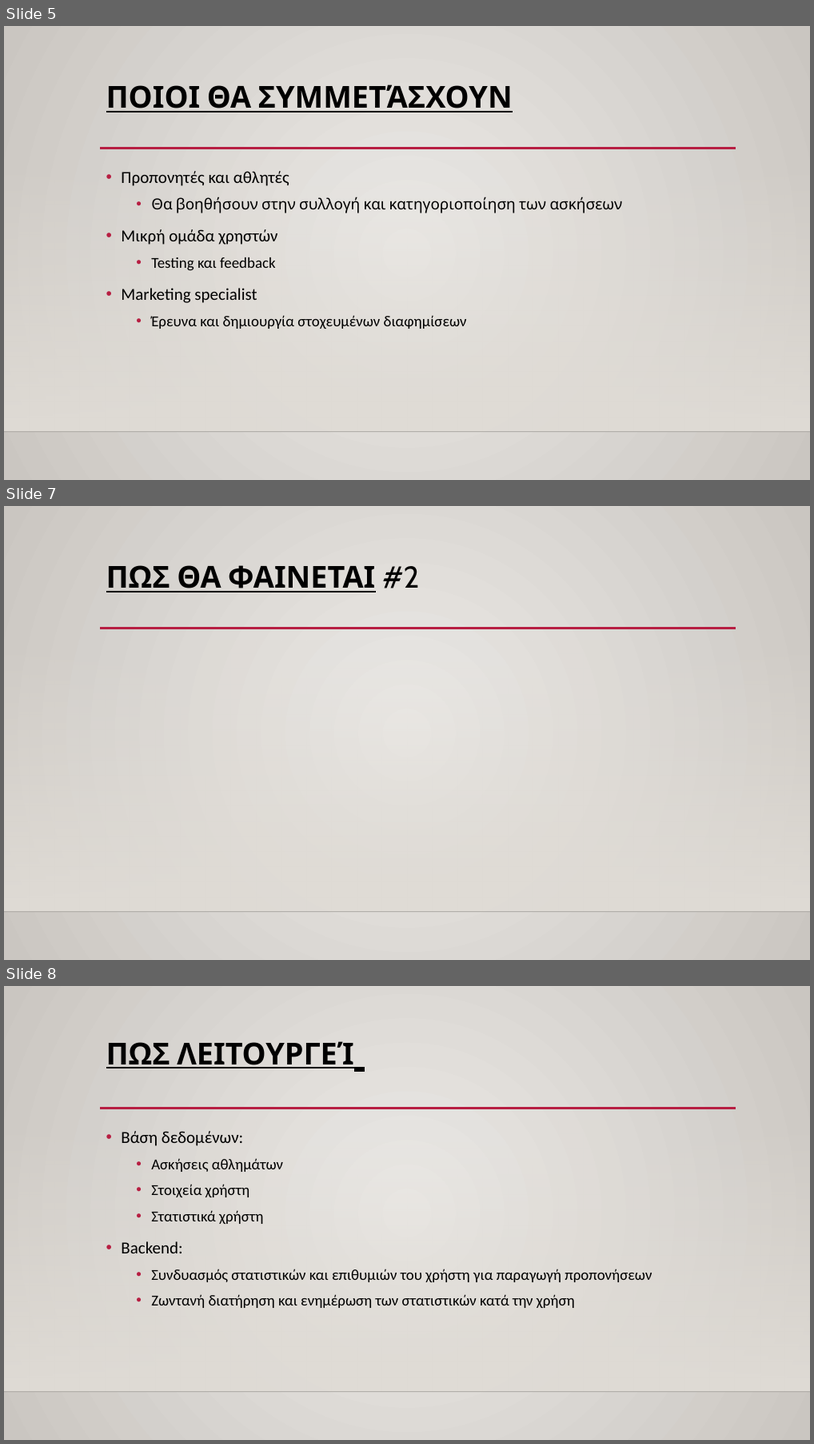
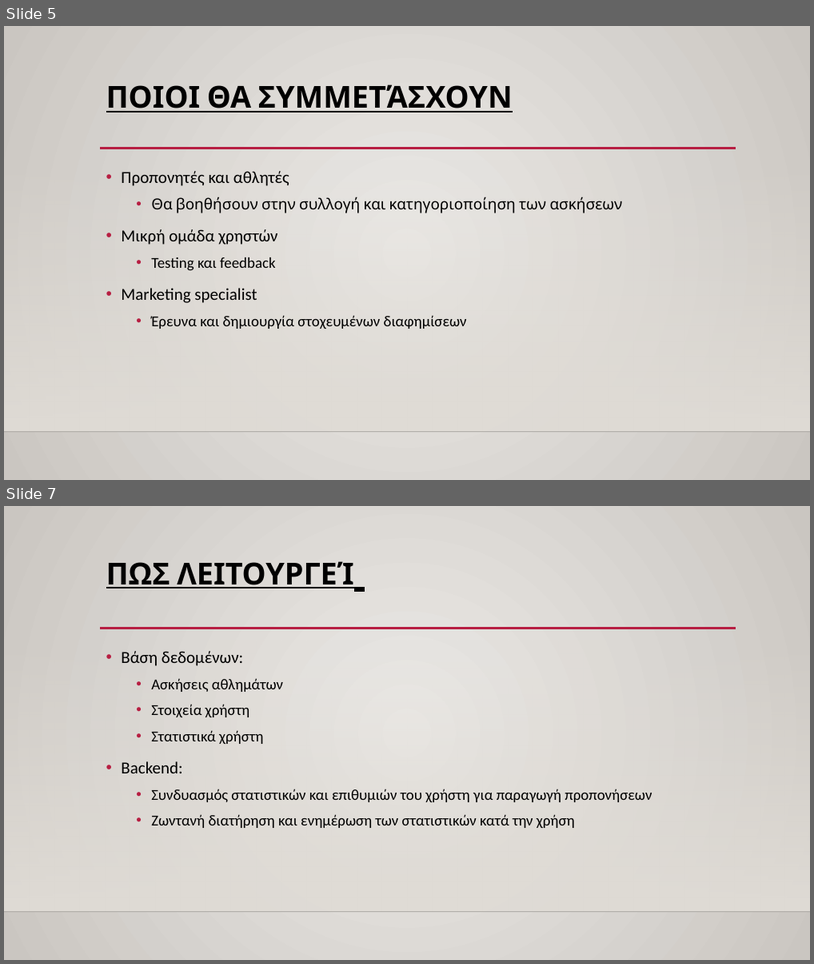
Before and after one commit to mgptreas/SportsMaster, a slide deck: Φ2/Presentation1.pptx. Shown one above the other, each under a label of ours: slides 5, 7 and 8 before the commit, slides 5 and 7 after it; the slides between them are not shown. The pictures are 814x1444 and 814x964 pixels, drawn with LibreOffice and Linux fonts; fonts in the diff are those of the drawing; background and template pictures are left out. Boxes give left, top, right and bottom in pixels: in the first picture for what was removed or moved away, otherwise in the second. Text is boxed around its words. In the diff, an @@ line names an element or a change of style, - is before the commit and + after.

```diff
--- a/Φ2/Presentation1.pptx
+++ b/Φ2/Presentation1.pptx
@@ slide 7 removed at (x1=4, y1=506, x2=810, y2=960), background gradient #ECEAE7 to #CAC7C1; not listed: 3 template elements that a slide beside it also shows @@
@@ title removed at (x1=106, y1=565, x2=419, y2=592) @@
-ΠΩΣ ΘΑ ΦΑΙΝΕΤΑΙ #2
@@ what was slide 8 is now slide 7 @@
```
Also in this commit, not shown: 5 slides changed, 13 other files.
